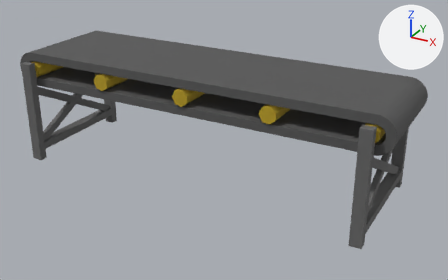
One commit to the Blender file private/blender/belt_3_to_4.blend: the scene before it, then after it.
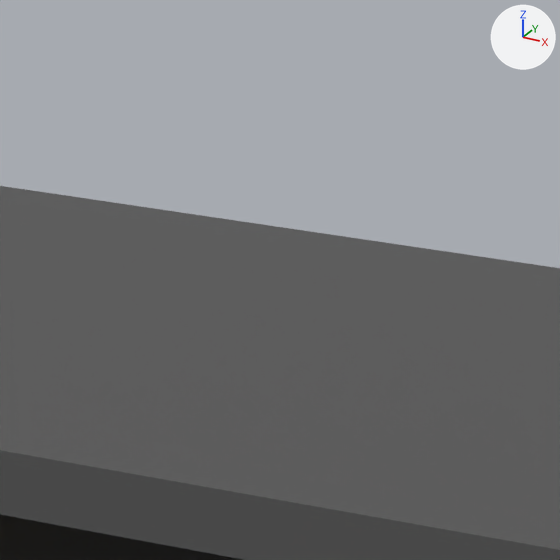
The first picture shows the older version from a 50 mm lens placed at (3.31, -5.71, 2.18), pointed at (0.18, -0.01, -0.67). The close-ups show both versions on the part from 49% to 67% of the width and 8% to 36% of the height of that picture; other places that the commit changed are outside them. The lights are fixed; the arrows at upper right show +X, +Y and +Z.

In view in the first close-up: 'belt_inf.001', 'belt_sup'.
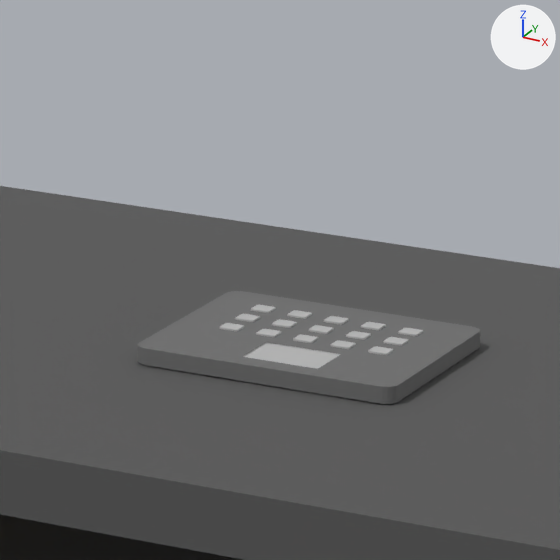
What the commit changed:
Material 'light_dark.005' (mat_light_dark_005) is new.
Its base color is (0.162, 0.162, 0.162) (grey #707070).
Its roughness is 0.9.
Material 'white.004' (mat_white_004) is new.
Its base color is (0.487, 0.487, 0.487) (grey #b9b9b9).
Its roughness is 0.9.
Mesh me_cube_017 is new.
It has 1089 vertices, 672 faces and spans x -1.0..1.0, y -1.0..1.0, z -1.19..1.0.
Faces by material slot: [97, 575].
It uses material mat_light_dark_005 (grey #707070).
It uses material mat_white_004 (grey #b9b9b9).
Object 'keyboard1.002' (ob_keyboard1_002) is new; it shows me_cube_017.
Its location is (0.644, -0.001, 0.213).
Its rotation in degrees is (0, 0, 0.2).
Its scale is (0.212, 0.167, -0.0129).

Where the change shows, as pixel boxes (x1, y1, x2, y2) in the close-ups (560 x 560 px):
'keyboard1.002', added
    after: (137, 291, 480, 404)
    faces in mat_light_dark_005 (grey #707070): (137, 291, 480, 404)
    faces in mat_white_004 (grey #b9b9b9): (220, 305, 423, 369)
